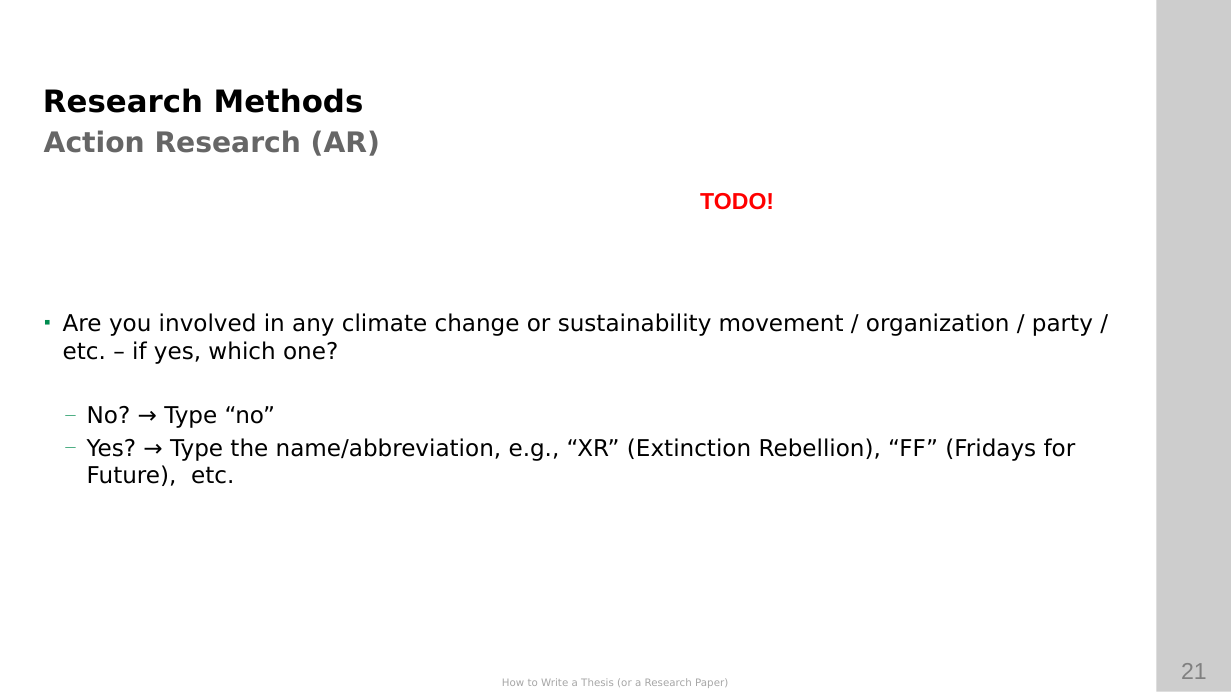
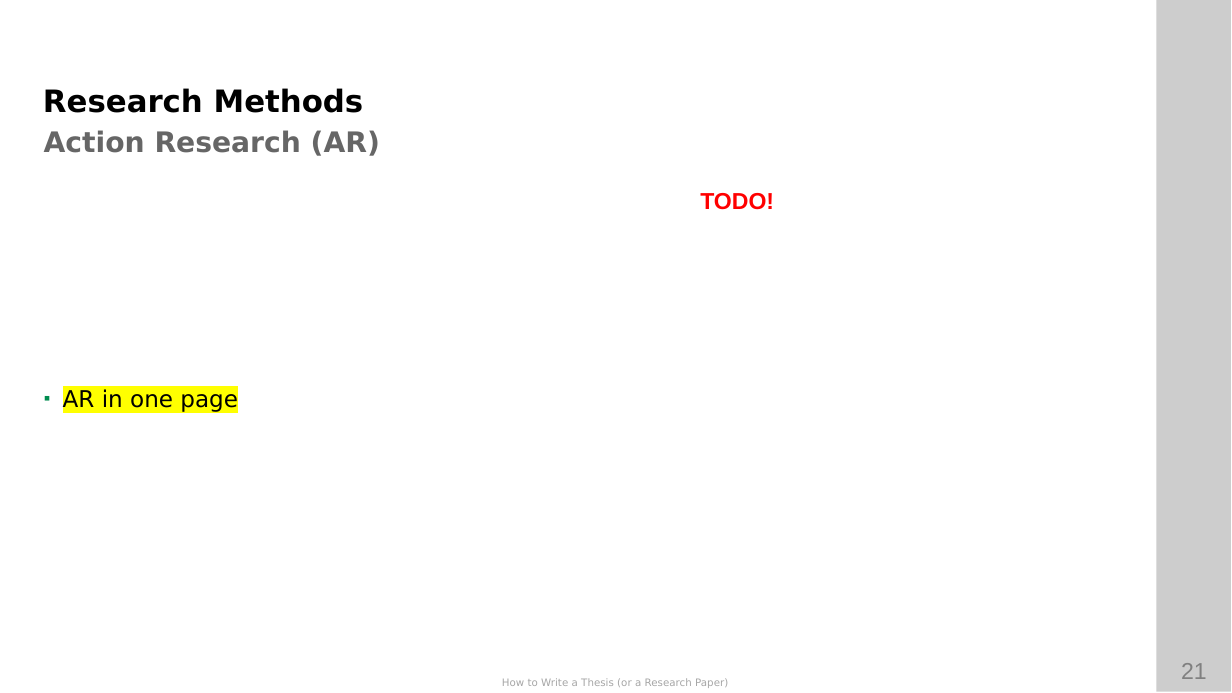
Before and after one commit to ETCE-LAB/How-To-Write-A-Paper-Thesis, a slide deck: slide 21 of How-to-Write-A-Paper-Thesis.pptx. Drawn at 1232x693 pixels with LibreOffice and Linux fonts; fonts in the diff are those of the drawing; background and template pictures are left out. Boxes give left, top, right and bottom in pixels: in the first picture for what was removed or moved away, otherwise in the second. Text is boxed around its words. In the diff, an @@ line names an element or a change of style, - is before the commit and + after.

```diff
--- a/How-to-Write-A-Paper-Thesis.pptx
+++ b/How-to-Write-A-Paper-Thesis.pptx
@@ text at box(63, 389, 238, 412): text changed @@
-▪ Are you involved in any climate change or sustainability movement / organization / party / etc. – if yes, which one?
-  — No? → Type “no”
-  — Yes? → Type the name/abbreviation, e.g., “XR” (Extinction Rebellion), “FF” (Fridays for Future), etc.
+▪ AR in one page
```
Also in this commit, not shown: 11 other slides changed, 6 slides added, 2 slides removed, 3 other files.
